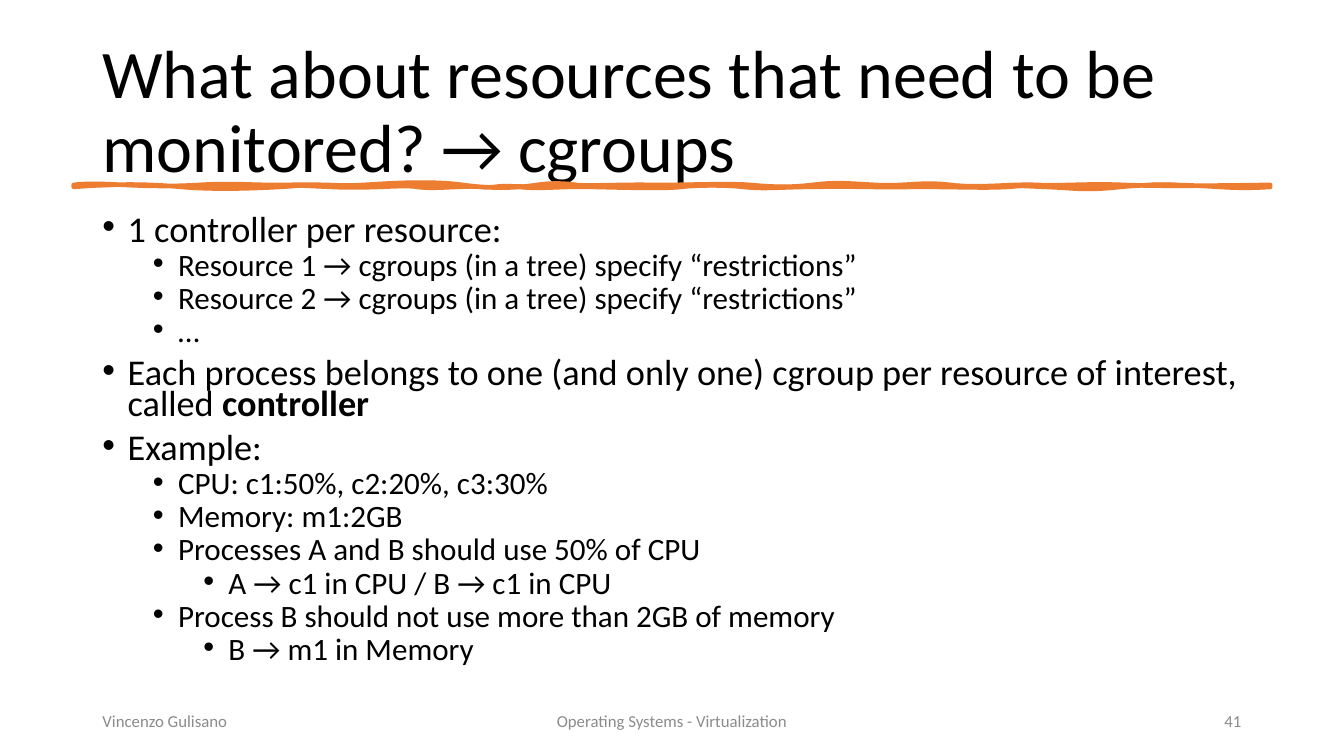
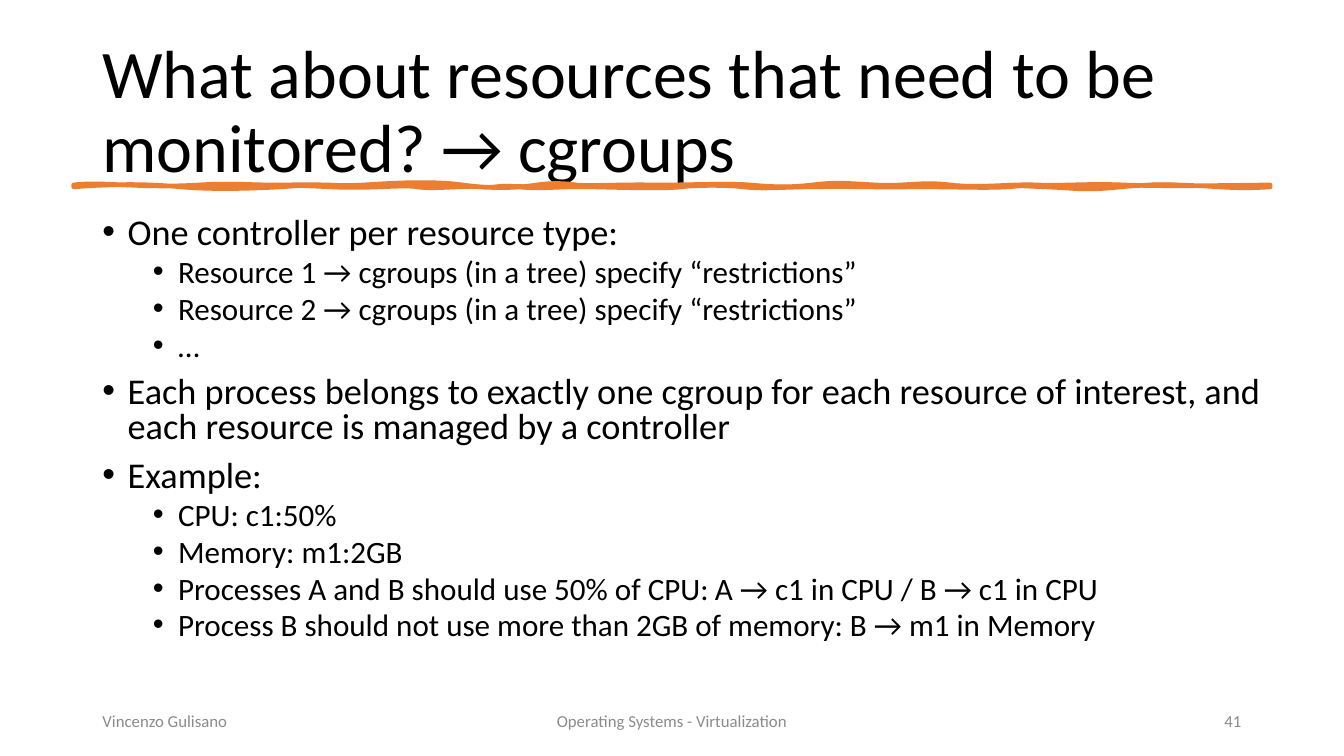
Before and after one commit to vincenzo-gulisano/os_material, a slide deck: slide 41 of slides/virtualization.pptx. Drawn at 1344x756 pixels with LibreOffice and Linux fonts; fonts in the diff are those of the drawing. Boxes give left, top, right and bottom in pixels: in the first picture for what was removed or moved away, otherwise in the second. Text is boxed around its words. In the diff, an @@ line names an element or a change of style, - is before the commit and + after.

```diff
--- a/slides/virtualization.pptx
+++ b/slides/virtualization.pptx
@@ text at [128,219,618,251]: text changed @@
-• 1 controller per resource:
+• One controller per resource type:
@@ text at [128,260,856,568]: line spacing 0.7 to 0.8 @@
@@ text at [128,378,1259,446]: text changed @@
-• Each process belongs to one (and only one) cgroup per resource of interest, called controller
+• Each process belongs to exactly one cgroup for each resource of interest, and each resource is managed by a controller
@@ text at [178,505,337,527]: text changed @@
-  • CPU: c1:50%, c2:20%, c3:30%
+  • CPU: c1:50%
@@ text at [178,578,1097,641]: text changed @@
-  • Processes A and B should use 50% of CPU
-    • A → c1 in CPU / B → c1 in CPU
-  • Process B should not use more than 2GB of memory
-    • B → m1 in Memory
+  • Processes A and B should use 50% of CPU: A → c1 in CPU / B → c1 in CPU
+  • Process B should not use more than 2GB of memory: B → m1 in Memory
```
Also in this commit, not shown: 8 other slides changed, 1 slide added, 1 other file.
